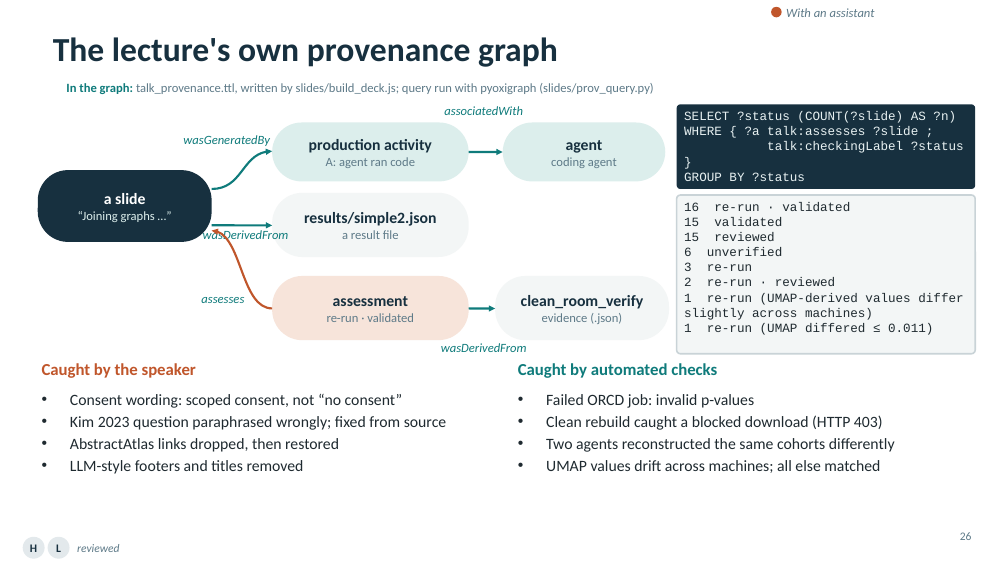
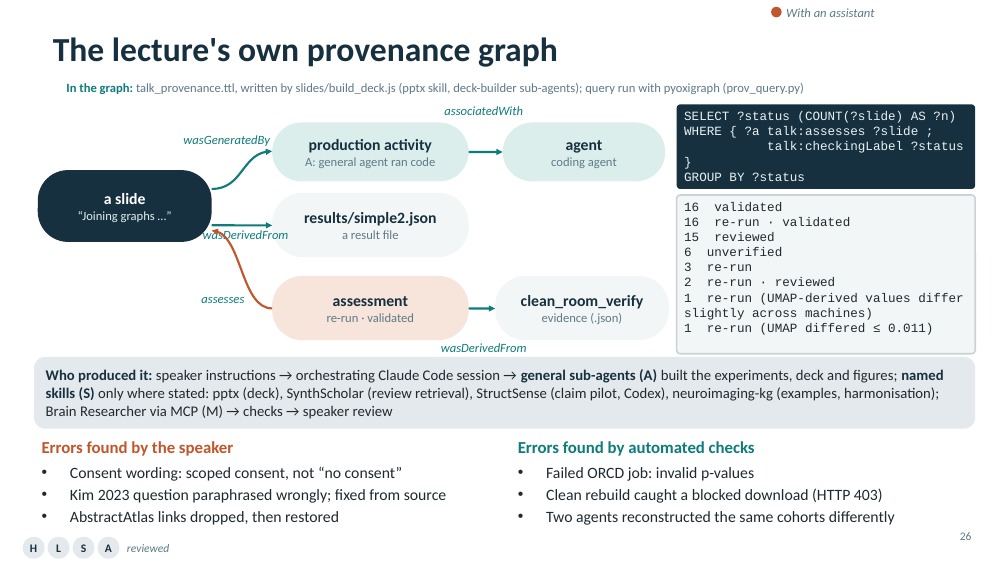
Before and after one commit to ReproNim/llm-workshop-kg, a slide deck: slide 26 of slides/Knowledge_Graphs_Skills_Neuroimaging_v4.pptx. Drawn at 1008x567 pixels with LibreOffice and Linux fonts; fonts in the diff are those of the drawing; background and template pictures are left out. Boxes give left, top, right and bottom in pixels: in the first picture for what was removed or moved away, otherwise in the second. Text is boxed around its words. In the diff, an @@ line names an element or a change of style, - is before the commit and + after.

Commit message:
[DATALAD RUNCMD] Build the deck (pptx) and its slide provenance (talk_provenance.ttl), two passes
=== Do not change lines below ===
{
 "chain": [],
 "cmd": "cd slides && node build_deck.js && uv run prov_query.py && node build_deck.js",
 "dsid": "ac6d69f8-1e00-4161-9f88-c8cc5a4964ec",
 "exit": 0,
 "extra_inputs": [],
 "inputs": [
  "slides/build_deck.js",
  "slides/values.js",
  "slides/values_map.json",
  "slides/apply_theme.js",
  "slides/old_deck_v3.md",
  "slides/figs_slide/*.png",
  "slides/demo/*.md",
  "slides/prov_query.py"
 ],
 "outputs": [
  "slides/Knowledge_Graphs_Skills_Neuroimaging_v4.pptx",
  "slides/talk_provenance.ttl",
  "slides/provenance_query.json"
 ],
 "pwd": "."
}
^^^ Do not change lines above ^^^

```diff
--- a/slides/Knowledge_Graphs_Skills_Neuroimaging_v4.pptx
+++ b/slides/Knowledge_Graphs_Skills_Neuroimaging_v4.pptx
@@ text at (66, 83, 804, 94): text changed @@
-In the graph: talk_provenance.ttl, written by slides/build_deck.js; query run with pyoxigraph (slides/prov_query.py)
+In the graph: talk_provenance.ttl, written by slides/build_deck.js (pptx skill, deck-builder sub-agents); query run with pyoxigraph (prov_query.py)
@@ text in rounded rectangle at (305, 157, 436, 168): text changed @@
-A: agent ran code
+A: general agent ran code
@@ text at (684, 202, 782, 211): paragraph added @@
+16 validated
@@ text at (684, 217, 782, 226): paragraph removed @@
-15 validated
@@ rounded rectangle added at (34, 357, 975, 429), fill #E3E9EC, 14 pt, text #1F2A30 @@
+Who produced it: speaker instructions → orchestrating Claude Code session → general sub-agents (A) built the experiments, deck and figures; named skills (S) only where stated: pptx (deck), SynthScholar (review retrieval), StructSense (claim pilot, Codex), neuroimaging-kg (examples, harmonisation); Brain Researcher via MCP (M) → checks → speaker review
@@ text at (42, 441, 233, 456): text changed @@
-Caught by the speaker
+Errors found by the speaker
@@ text at (518, 441, 755, 456): text changed @@
-Caught by automated checks
+Errors found by automated checks
@@ text "Consent wording: scoped consent, not ...": place and size @@
-text "Consent wording: scoped consent, not ..." at (70, 394, 446, 474)
+text "Consent wording: scoped consent, not ..." at (70, 467, 446, 525)
@@ text at (70, 460, 304, 474): paragraph removed @@
-• LLM-style footers and titles removed
@@ text "Failed ORCD job: invalid p-values": place and size @@
-text "Failed ORCD job: invalid p-values" at (546, 394, 895, 473)
+text "Failed ORCD job: invalid p-values" at (546, 467, 895, 525)
@@ text at (546, 460, 880, 473): paragraph removed @@
-• UMAP values drift across machines; all else matched
@@ ellipse added at (73, 537, 95, 559), fill #E3E9EC, 11 pt, text #17303F, bold @@
+S
@@ ellipse added at (98, 537, 119, 559), fill #E3E9EC, 11 pt, text #17303F, bold @@
+A
@@ text "reviewed": place and size @@
-text "reviewed" at (77, 544, 119, 552)
+text "reviewed" at (127, 544, 169, 552)
```
Also in this commit, not shown: 25 other slides changed, 1 slide added, 2 other files.
